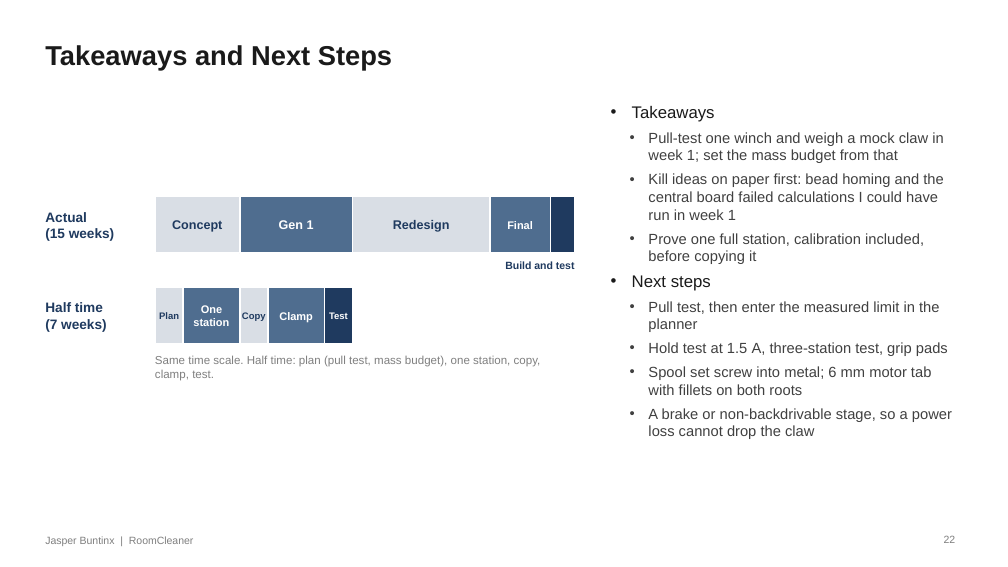
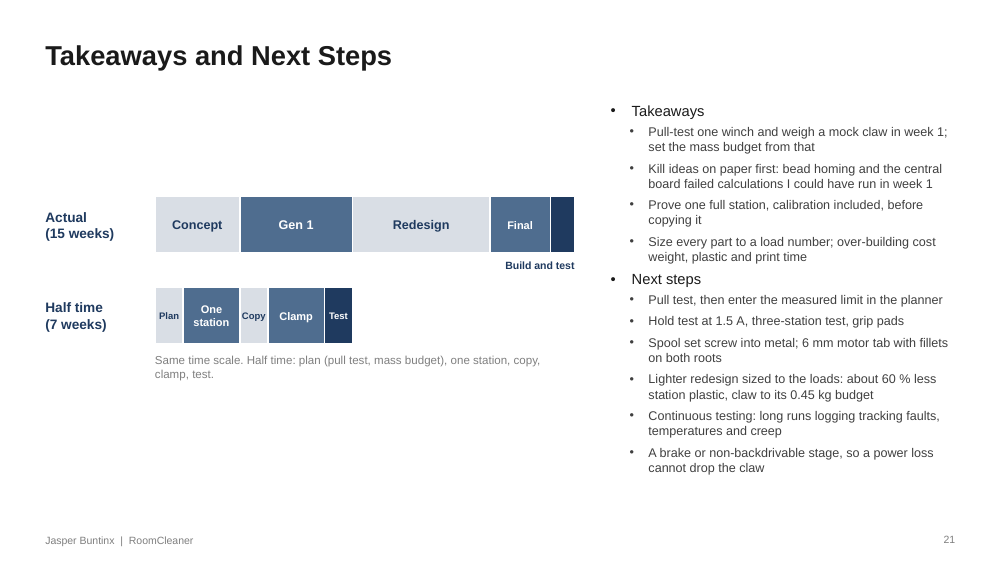
Before and after one commit to Jaspario1199/RoomCleaner, a slide deck: slide 21 of docs/presentation/deck_v8/RoomCleaner_Buntinx_Oct27_v8.pptx (slide 22 before the commit). Drawn at 1008x567 pixels with LibreOffice and Linux fonts; fonts in the diff are those of the drawing. Boxes give left, top, right and bottom in pixels: in the first picture for what was removed or moved away, otherwise in the second. Text is boxed around its words. In the diff, an @@ line names an element or a change of style, - is before the commit and + after.

```diff
--- a/docs/presentation/deck_v8/RoomCleaner_Buntinx_Oct27_v8.pptx
+++ b/docs/presentation/deck_v8/RoomCleaner_Buntinx_Oct27_v8.pptx
@@ text at [632,127,949,475]: size 16 to 14 pt in "Takeaways", "Next steps"; size 14 to 12 pt in "Pull-test one winch and weigh a mock ...", "Kill ideas on paper first: bead homing ...", "Prove one full station, calibration included, before ...", "Pull test, then enter the measured limit ..." and 3 more places; less space between paragraphs @@
@@ text at [648,237,936,264]: paragraph added @@
+  • Size every part to a load number; over-building cost weight, plastic and print time
@@ text at [648,374,940,438]: paragraphs added @@
+  • Lighter redesign sized to the loads: about 60 % less station plastic, claw to its 0.45 kg budget
+  • Continuous testing: long runs logging tracking faults, temperatures and creep
@@ page number at [944,536,956,543]: text changed @@
-22
+21
```
Also in this commit, not shown: 3 other slides changed, 1 slide removed, 12 other files.
